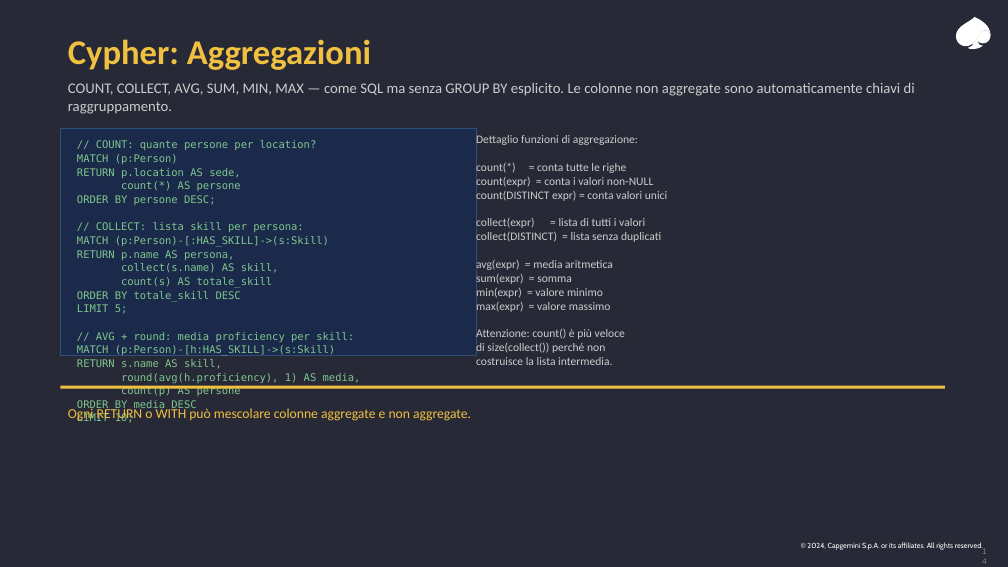
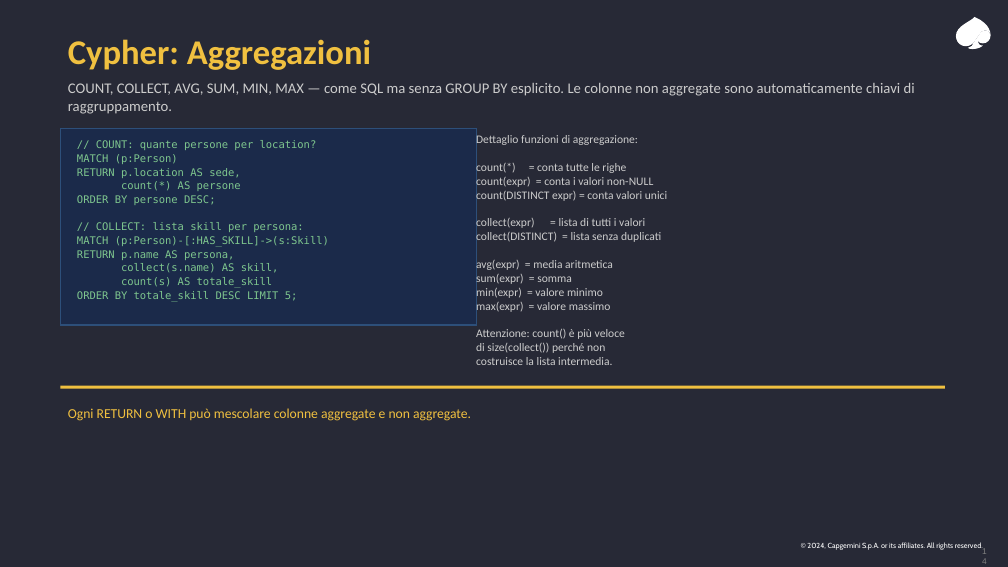
Before and after one commit to leobcc/neo4j-training-course-material, a slide deck: slide 14 of slides/session-01/session-01.pptx. Drawn at 1008x567 pixels with LibreOffice and Linux fonts; fonts in the diff are those of the drawing. Boxes give left, top, right and bottom in pixels: in the first picture for what was removed or moved away, otherwise in the second. Text is boxed around its words. In the diff, an @@ line names an element or a change of style, - is before the commit and + after.

Commit message:
Fix Session 1 slide layout overflow issues (27 slides)

```diff
--- a/slides/session-01/session-01.pptx
+++ b/slides/session-01/session-01.pptx
@@ rectangle resized from (x1=60, y1=129, x2=476, y2=355) to (x1=60, y1=129, x2=476, y2=325) @@
@@ text at (x1=77, y1=291, x2=298, y2=301): text changed @@
-ORDER BY totale_skill DESC
-LIMIT 5;
-// AVG + round: media proficiency per skill:
-MATCH (p:Person)-[h:HAS_SKILL]->(s:Skill)
-RETURN s.name AS skill,
-round(avg(h.proficiency), 1) AS media,
-count(p) AS persone
-ORDER BY media DESC
-LIMIT 10;
+ORDER BY totale_skill DESC LIMIT 5;
```
Also in this commit, not shown: 10 other slides changed, 1 slide added.
